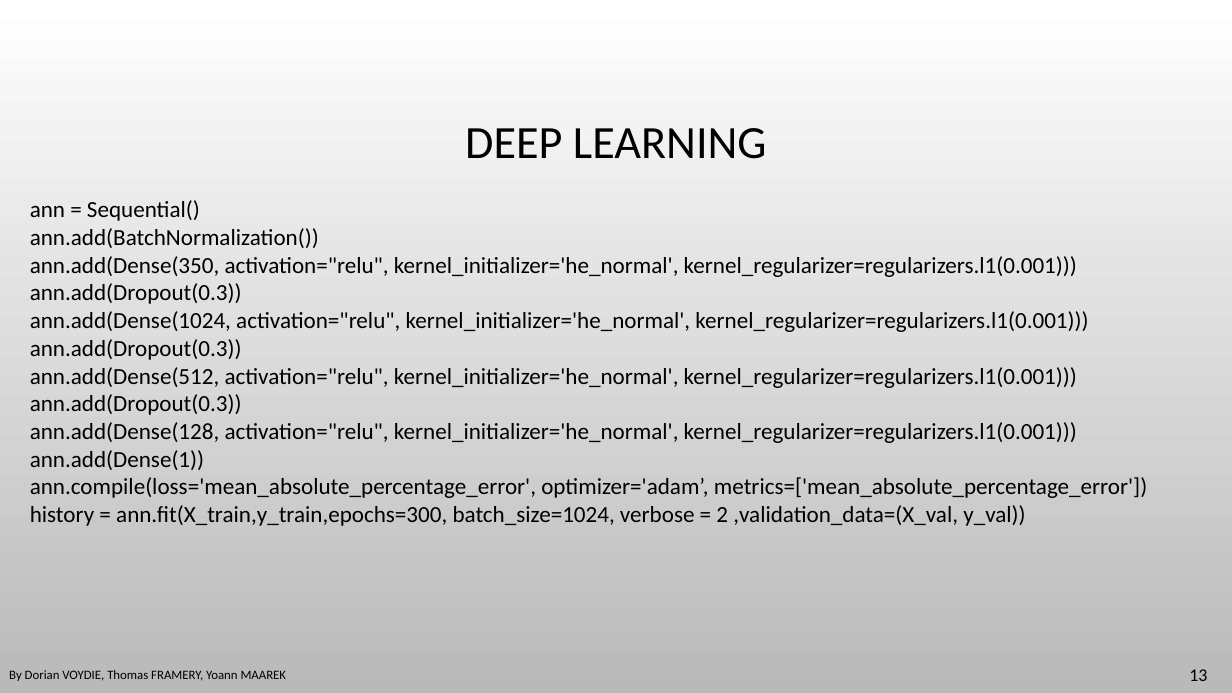
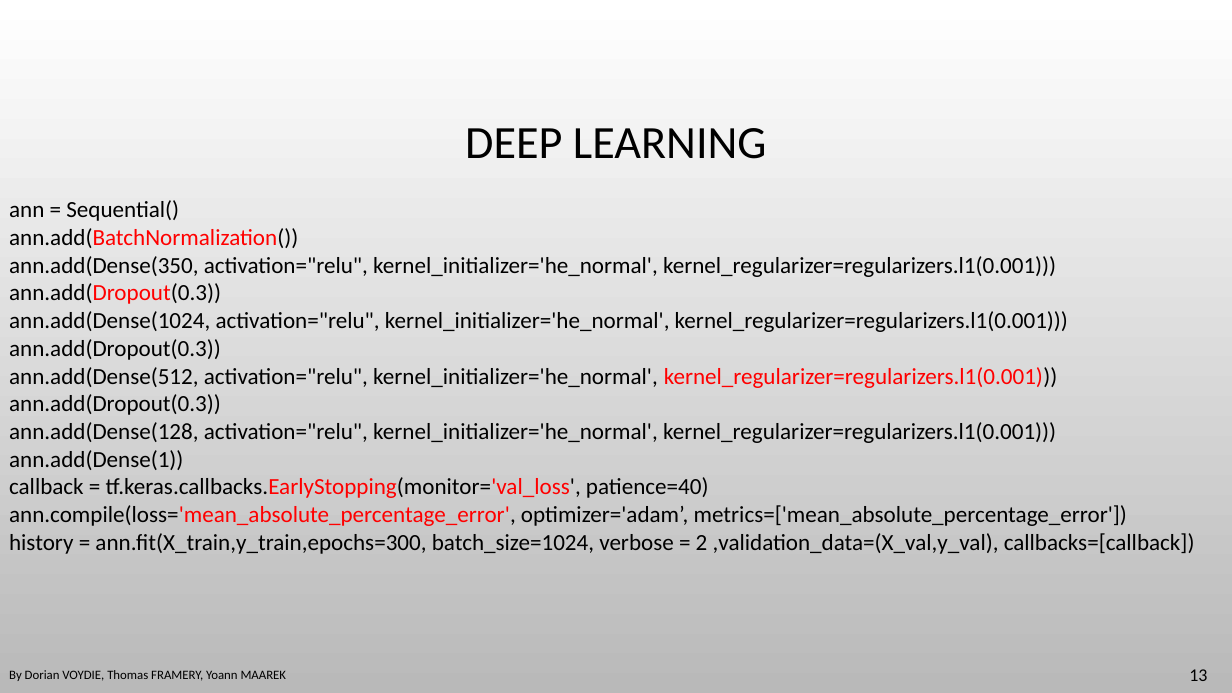
Before and after one commit to DavidBert/DEFI_IA, a slide deck: slide 13 of Presentation.pptx. Drawn at 1232x693 pixels with LibreOffice and Linux fonts; fonts in the diff are those of the drawing; background and template pictures are left out. Boxes give left, top, right and bottom in pixels: in the first picture for what was removed or moved away, otherwise in the second. Text is boxed around its words. In the diff, an @@ line names an element or a change of style, - is before the commit and + after.

```diff
--- a/Presentation.pptx
+++ b/Presentation.pptx
@@ text "ann = Sequential()": place and size @@
-text "ann = Sequential()" at bbox=[30, 200, 1147, 526]
+text "ann = Sequential()" at bbox=[9, 200, 1195, 554]
@@ text at bbox=[9, 228, 1127, 526]: text colour #000000 to #FF0000 in "ann.add(BatchNormalization())", "ann.add(Dropout(0.3))", "kernel_regularizer=regularizers.l1(0.001)))", "ann.compile(loss='mean_absolute_percentage_error'," @@
@@ text at bbox=[9, 477, 709, 498]: paragraph added @@
+callback = tf.keras.callbacks.EarlyStopping(monitor='val_loss', patience=40)
@@ text at bbox=[9, 533, 1195, 554]: text changed @@
-history = ann.fit(X_train,y_train,epochs=300, batch_size=1024, verbose = 2 ,validation_data=(X_val, y_val))
+history = ann.fit(X_train,y_train,epochs=300, batch_size=1024, verbose = 2 ,validation_data=(X_val,y_val), callbacks=[callback])
```
Also in this commit, not shown: 1 other slide changed, 2 other files.
